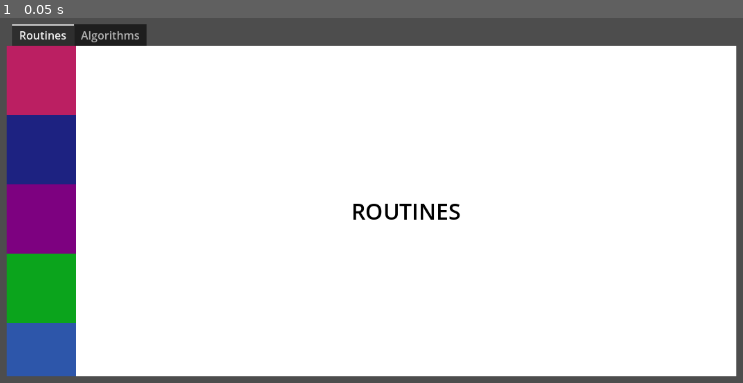
Above: before the commit, frame 1.
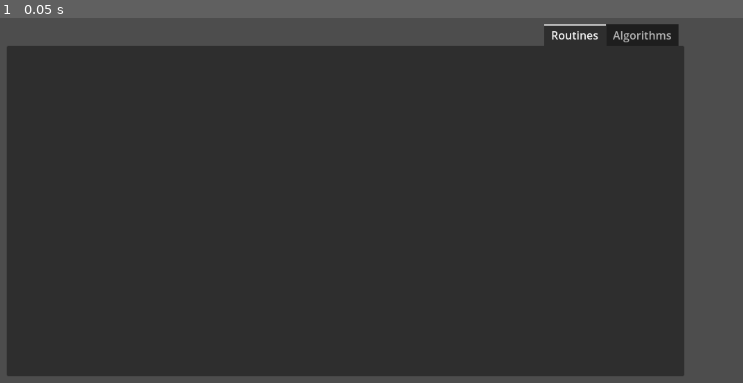
Above: after the commit, the same moment.

Repository: wxnn08/algocity
Game: Godot game, scene res://menu.tscn
The game is run twice, just before and just after one commit, with the same random seed, the same clock (stepped at 60 frames per second) and the same inputs. Before the commit the project starts from res://learning_menu.tscn.
Inputs:
- Up to frame 1 (0.05 s): no input

The runs differ from the first frame. In frame 1, 91% of the frame differs, in the area x 0-100%, y 1-99%.

Commit message:
update

Diff:
--- a/algorithms.tscn
+++ /dev/null
@@ -1,37 +0,0 @@
-[gd_scene load_steps=2 format=3 uid="uid://bp455bnyh7fe3"]
-
-[sub_resource type="LabelSettings" id="LabelSettings_ja562"]
-font_size = 32
-font_color = Color(0, 0, 0, 1)
-
-[node name="Algorithms" type="Control"]
-layout_mode = 3
-anchors_preset = 15
-anchor_right = 1.0
-anchor_bottom = 1.0
-grow_horizontal = 2
-grow_vertical = 2
-
-[node name="ColorRect" type="ColorRect" parent="."]
-layout_mode = 1
-anchors_preset = 15
-anchor_right = 1.0
-anchor_bottom = 1.0
-grow_horizontal = 2
-grow_vertical = 2
-
-[node name="Label" type="Label" parent="ColorRect"]
-layout_mode = 1
-anchors_preset = 8
-anchor_left = 0.5
-anchor_top = 0.5
-anchor_right = 0.5
-anchor_bottom = 0.5
-offset_left = -32.0
-offset_top = -13.0
-offset_right = 32.0
-offset_bottom = 13.0
-grow_horizontal = 2
-grow_vertical = 2
-text = "ALGORITHMS"
-label_settings = SubResource("LabelSettings_ja562")
--- /dev/null
+++ b/algorithms/algorithm.gd
@@ -0,0 +1,22 @@
+class_name Algorithm
+
+enum AlgorithmTag {
+	SORT,
+	FIND
+}
+
+enum Complexity {
+	CONSTANT,
+	N,
+	N_2,
+	N_3,
+	N_LOG_N,
+	N_PLUS_M
+}
+
+@export var algorithm_name: String = "Default"
+@export var algorithm_tag: AlgorithmTag
+@export var algorithm_time_complexity: Complexity
+@export var algorithm_space_complexity: Complexity
+@export var algorithm_icon: Image
+@export var algorithm_code: CodeEdit
--- /dev/null
+++ b/algorithms/algorithm.tscn
@@ -0,0 +1,12 @@
+[gd_scene load_steps=2 format=3 uid="uid://445mn51ewhos"]
+
+[ext_resource type="Script" path="res://algorithms/algorithm.gd" id="1_3ufcl"]
+
+[node name="Control" type="Control"]
+layout_mode = 3
+anchors_preset = 15
+anchor_right = 1.0
+anchor_bottom = 1.0
+grow_horizontal = 2
+grow_vertical = 2
+script = ExtResource("1_3ufcl")
--- a/learning_menu.gd
+++ /dev/null
@@ -1 +0,0 @@
-extends Control
--- a/learning_menu.tscn
+++ b/menu.tscn
@@ -1,17 +1,20 @@
 [gd_scene load_steps=4 format=3 uid="uid://c4sggcomh1fu1"]
 
-[ext_resource type="Script" path="res://learning_menu.gd" id="1_23nfm"]
-[ext_resource type="PackedScene" uid="uid://cv8fyyxwbvtuj" path="res://routines.tscn" id="2_8l44v"]
-[ext_resource type="PackedScene" uid="uid://bp455bnyh7fe3" path="res://algorithms.tscn" id="3_5ajie"]
+[ext_resource type="PackedScene" uid="uid://cv8fyyxwbvtuj" path="res://menu_routines.tscn" id="2_8l44v"]
+[ext_resource type="PackedScene" uid="uid://bp455bnyh7fe3" path="res://menu_algorithms.tscn" id="3_5ajie"]
 
-[node name="LearningMenu" type="Control"]
+[sub_resource type="GDScript" id="GDScript_avtd7"]
+script/source = "extends Control
+"
+
+[node name="Menu" type="Control"]
 layout_mode = 3
 anchors_preset = 15
 anchor_right = 1.0
 anchor_bottom = 1.0
 grow_horizontal = 2
 grow_vertical = 2
-script = ExtResource("1_23nfm")
+script = SubResource("GDScript_avtd7")
 
 [node name="MarginContainer" type="MarginContainer" parent="."]
 layout_mode = 1
@@ -22,11 +25,12 @@
 grow_vertical = 2
 theme_override_constants/margin_left = 50
 theme_override_constants/margin_top = 100
-theme_override_constants/margin_right = 50
+theme_override_constants/margin_right = 125
 theme_override_constants/margin_bottom = 40
 
 [node name="TabContainer" type="TabContainer" parent="MarginContainer"]
 layout_mode = 2
+tab_alignment = 2
 
 [node name="Routines" parent="MarginContainer/TabContainer" instance=ExtResource("2_8l44v")]
 layout_mode = 2
--- /dev/null
+++ b/menu_algorithms.tscn
@@ -0,0 +1,40 @@
+[gd_scene format=3 uid="uid://bp455bnyh7fe3"]
+
+[node name="MenuAlgorithms" type="Control"]
+layout_mode = 3
+anchors_preset = 15
+anchor_right = 1.0
+anchor_bottom = 1.0
+grow_horizontal = 2
+grow_vertical = 2
+
+[node name="HBoxContainer" type="HBoxContainer" parent="."]
+layout_mode = 1
+anchors_preset = 15
+anchor_right = 1.0
+anchor_bottom = 1.0
+grow_horizontal = 2
+grow_vertical = 2
+theme_override_constants/separation = 15
+
+[node name="MarginContainer" type="MarginContainer" parent="HBoxContainer"]
+custom_minimum_size = Vector2(100, 0)
+layout_mode = 2
+
+[node name="ScrollContainer" type="ScrollContainer" parent="HBoxContainer/MarginContainer"]
+layout_mode = 2
+horizontal_scroll_mode = 3
+vertical_scroll_mode = 3
+
+[node name="VBoxContainer" type="VBoxContainer" parent="HBoxContainer/MarginContainer/ScrollContainer"]
+layout_mode = 2
+size_flags_horizontal = 3
+size_flags_vertical = 3
+theme_override_constants/separation = 0
+
+[node name="MarginContainer2" type="MarginContainer" parent="HBoxContainer"]
+layout_mode = 2
+size_flags_horizontal = 3
+
+[node name="VBoxContainer" type="VBoxContainer" parent="HBoxContainer/MarginContainer2"]
+layout_mode = 2
--- /dev/null
+++ b/menu_lateral_button.tscn
@@ -0,0 +1,7 @@
+[gd_scene format=3 uid="uid://ivu4aemxx1vs"]
+
+[node name="Button" type="Button"]
+custom_minimum_size = Vector2(100, 100)
+offset_right = 8.0
+offset_bottom = 8.0
+text = "BUTTON"
--- /dev/null
+++ b/menu_routines.gd
@@ -0,0 +1,3 @@
+extends Control
+
+@export var algorithms: Array[PackedScene]
--- /dev/null
+++ b/menu_routines.tscn
@@ -0,0 +1,43 @@
+[gd_scene load_steps=2 format=3 uid="uid://cv8fyyxwbvtuj"]
+
+[ext_resource type="Script" path="res://menu_routines.gd" id="1_kdky6"]
+
+[node name="MenuRoutines" type="Control"]
+layout_mode = 3
+anchors_preset = 15
+anchor_right = 1.0
+anchor_bottom = 1.0
+grow_horizontal = 2
+grow_vertical = 2
+script = ExtResource("1_kdky6")
+
+[node name="HBoxContainer" type="HBoxContainer" parent="."]
+layout_mode = 1
+anchors_preset = 15
+anchor_right = 1.0
+anchor_bottom = 1.0
+grow_horizontal = 2
+grow_vertical = 2
+theme_override_constants/separation = 15
+
+[node name="MarginContainer" type="MarginContainer" parent="HBoxContainer"]
+custom_minimum_size = Vector2(100, 0)
+layout_mode = 2
+
+[node name="ScrollContainer" type="ScrollContainer" parent="HBoxContainer/MarginContainer"]
+layout_mode = 2
+horizontal_scroll_mode = 3
+vertical_scroll_mode = 3
+
+[node name="VBoxContainer" type="VBoxContainer" parent="HBoxContainer/MarginContainer/ScrollContainer"]
+layout_mode = 2
+size_flags_horizontal = 3
+size_flags_vertical = 3
+theme_override_constants/separation = 0
+
+[node name="MarginContainer2" type="MarginContainer" parent="HBoxContainer"]
+layout_mode = 2
+size_flags_horizontal = 3
+
+[node name="VBoxContainer" type="VBoxContainer" parent="HBoxContainer/MarginContainer2"]
+layout_mode = 2
--- a/project.godot
+++ b/project.godot
@@ -11,6 +11,6 @@
 [application]
 
 config/name="Algocity"
-run/main_scene="res://learning_menu.tscn"
+run/main_scene="res://menu.tscn"
 config/features=PackedStringArray("4.1", "Forward Plus")
 config/icon="res://icon.svg"
--- a/routines.tscn
+++ /dev/null
@@ -1,111 +0,0 @@
-[gd_scene load_steps=3 format=3 uid="uid://cv8fyyxwbvtuj"]
-
-[ext_resource type="Script" path="res://ColorRect.gd" id="1_dbpel"]
-
-[sub_resource type="LabelSettings" id="LabelSettings_ja562"]
-font_size = 32
-font_color = Color(0, 0, 0, 1)
-
-[node name="Routines" type="Control"]
-layout_mode = 3
-anchors_preset = 15
-anchor_right = 1.0
-anchor_bottom = 1.0
-grow_horizontal = 2
-grow_vertical = 2
-
-[node name="HBoxContainer" type="HBoxContainer" parent="."]
-layout_mode = 1
-anchors_preset = 15
-anchor_right = 1.0
-anchor_bottom = 1.0
-grow_horizontal = 2
-grow_vertical = 2
-theme_override_constants/separation = 0
-
-[node name="MarginContainer" type="MarginContainer" parent="HBoxContainer"]
-custom_minimum_size = Vector2(100, 0)
-layout_mode = 2
-
-[node name="ScrollContainer" type="ScrollContainer" parent="HBoxContainer/MarginContainer"]
-layout_mode = 2
-horizontal_scroll_mode = 3
-vertical_scroll_mode = 3
-
-[node name="VBoxContainer" type="VBoxContainer" parent="HBoxContainer/MarginContainer/ScrollContainer"]
-layout_mode = 2
-size_flags_horizontal = 3
-size_flags_vertical = 3
-theme_override_constants/separation = 0
-
-[node name="RandomColorRect" type="ColorRect" parent="HBoxContainer/MarginContainer/ScrollContainer/VBoxContainer"]
-custom_minimum_size = Vector2(0, 100)
-layout_mode = 2
-color = Color(0.894118, 0, 0.886275, 1)
-script = ExtResource("1_dbpel")
-
-[node name="RandomColorRect2" type="ColorRect" parent="HBoxContainer/MarginContainer/ScrollContainer/VBoxContainer"]
-custom_minimum_size = Vector2(0, 100)
-layout_mode = 2
-color = Color(0.894118, 0, 0.886275, 1)
-script = ExtResource("1_dbpel")
-
-[node name="RandomColorRect3" type="ColorRect" parent="HBoxContainer/MarginContainer/ScrollContainer/VBoxContainer"]
-custom_minimum_size = Vector2(0, 100)
-layout_mode = 2
-color = Color(0.894118, 0, 0.886275, 1)
-script = ExtResource("1_dbpel")
-
-[node name="RandomColorRect4" type="ColorRect" parent="HBoxContainer/MarginContainer/ScrollContainer/VBoxContainer"]
-custom_minimum_size = Vector2(0, 100)
-layout_mode = 2
-color = Color(0.894118, 0, 0.886275, 1)
-script = ExtResource("1_dbpel")
-
-[node name="RandomColorRect5" type="ColorRect" parent="HBoxContainer/MarginContainer/ScrollContainer/VBoxContainer"]
-custom_minimum_size = Vector2(0, 100)
-layout_mode = 2
-color = Color(0.894118, 0, 0.886275, 1)
-script = ExtResource("1_dbpel")
-
-[node name="RandomColorRect6" type="ColorRect" parent="HBoxContainer/MarginContainer/ScrollContainer/VBoxContainer"]
-custom_minimum_size = Vector2(0, 100)
-layout_mode = 2
-color = Color(0.894118, 0, 0.886275, 1)
-script = ExtResource("1_dbpel")
-
-[node name="RandomColorRect7" type="ColorRect" parent="HBoxContainer/MarginContainer/ScrollContainer/VBoxContainer"]
-custom_minimum_size = Vector2(0, 100)
-layout_mode = 2
-color = Color(0.894118, 0, 0.886275, 1)
-script = ExtResource("1_dbpel")
-
-[node name="RandomColorRect8" type="ColorRect" parent="HBoxContainer/MarginContainer/ScrollContainer/VBoxContainer"]
-custom_minimum_size = Vector2(0, 100)
-layout_mode = 2
-color = Color(0.894118, 0, 0.886275, 1)
-script = ExtResource("1_dbpel")
-
-[node name="MarginContainer2" type="MarginContainer" parent="HBoxContainer"]
-layout_mode = 2
-size_flags_horizontal = 3
-
-[node name="ColorRect" type="ColorRect" parent="HBoxContainer/MarginContainer2"]
-layout_mode = 2
-size_flags_horizontal = 3
-
-[node name="Label" type="Label" parent="HBoxContainer/MarginContainer2/ColorRect"]
-layout_mode = 1
-anchors_preset = 8
-anchor_left = 0.5
-anchor_top = 0.5
-anchor_right = 0.5
-anchor_bottom = 0.5
-offset_left = -32.0
-offset_top = -13.0
-offset_right = 32.0
-offset_bottom = 13.0
-grow_horizontal = 2
-grow_vertical = 2
-text = "ROUTINES"
-label_settings = SubResource("LabelSettings_ja562")
Binary file added: figma/PressedMenuNutton.png
Not shown, added: figma/PressedMenuNutton.png.import
Binary file added: figma/Rectangle 3.png
Not shown, added: figma/Rectangle 3.png.import
Binary file added: fonts/RopaSans-Regular.ttf
Not shown, added: fonts/RopaSans-Regular.ttf.import
Not shown, added: rou1AFD.tmp
Not shown, added: rou8F21.tmp
Not shown, added: rou9CE7.tmp
Not shown, added: rouA562.tmp
Not shown, added: rouA865.tmp
Not shown, added: rouBDC4.tmp
(and 1 more such lines)
